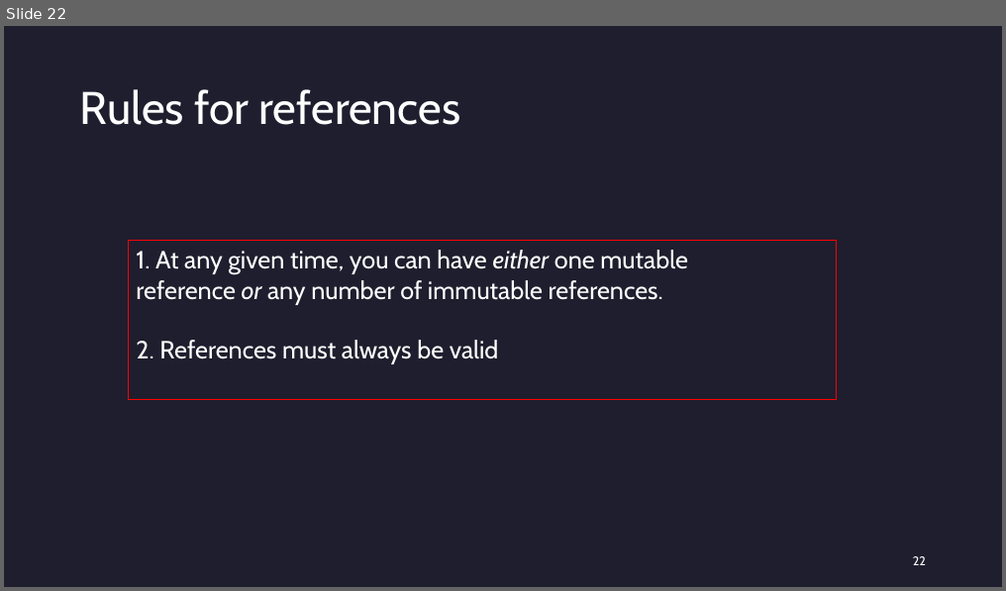
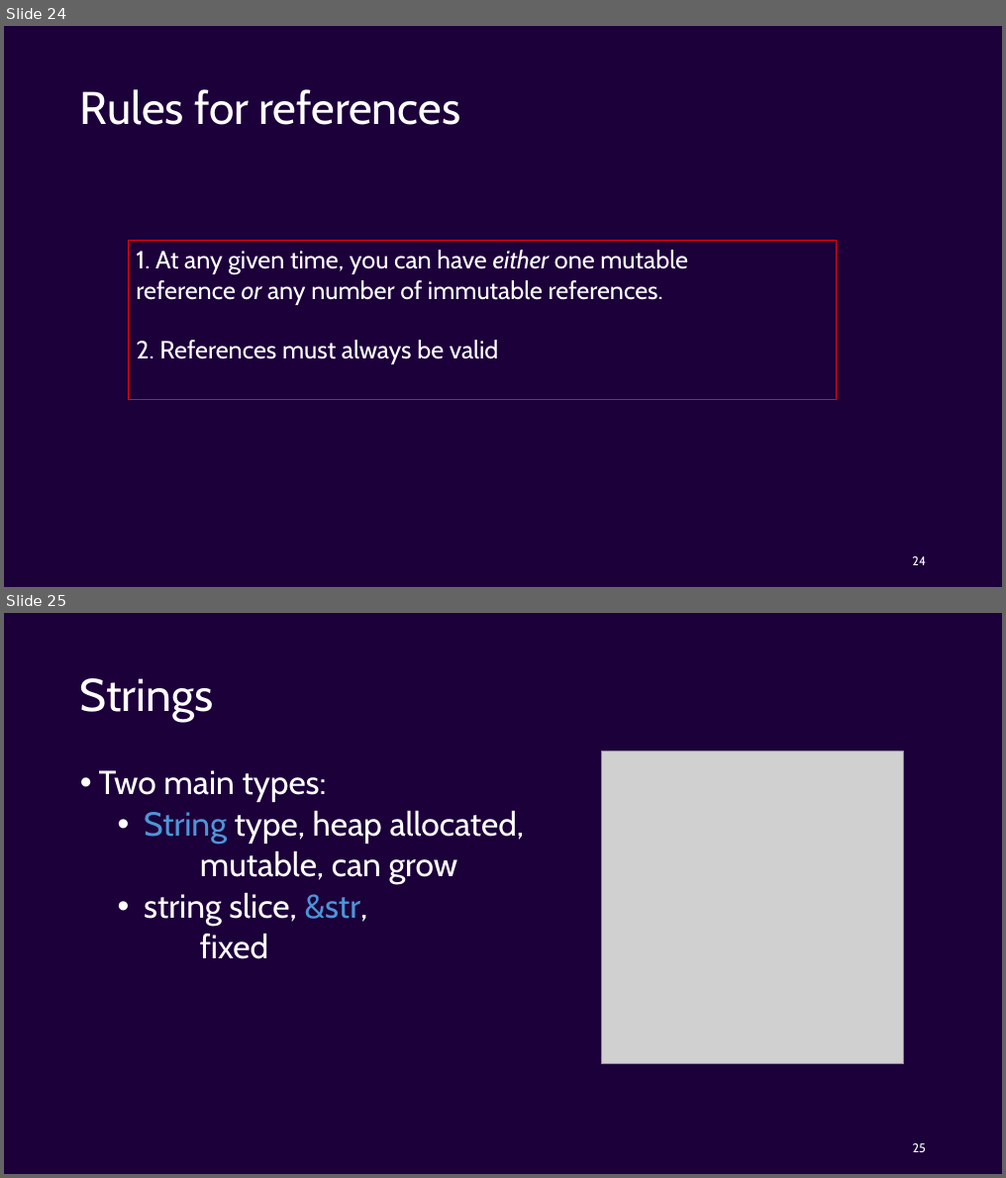
Before and after one commit to Ordina-Group/pythoneers-rust-workshop, a slide deck: Rust.pptx. Shown one above the other, each under a label of ours: slide 22 before the commit, slides 24 and 25 after it. The pictures are 1006x591 and 1006x1178 pixels, drawn with LibreOffice and Linux fonts; fonts in the diff are those of the drawing; grey boxes stand for pictures. Boxes give left, top, right and bottom in pixels: in the first picture for what was removed or moved away, otherwise in the second. Text is boxed around its words. In the diff, an @@ line names an element or a change of style, - is before the commit and + after.

```diff
--- a/Rust.pptx
+++ b/Rust.pptx
@@ slide 25 added at (4,613,1002,1174), background #1C003A @@
@@ title added at (80,678,213,722), 44 pt, text #FFFFFF @@
+Strings
@@ picture added at (601,752,904,1064) @@
@@ text added at (99,770,525,959), 32 pt, text #FFFFFF @@
+• Two main types:
+  • String type, heap allocated,
+  mutable, can grow
+  • string slice, &str,
+  fixed
@@ page number added at (913,1144,926,1153), 12 pt, text #FFFFFF @@
+25
@@ what was slide 22 is now slide 24 @@
@@ slide 24 changed as well @@
@@ background #1E1E2E to #1C003A @@
@@ page number at (912,557,926,566): text changed @@
-22
+24
```
Also in this commit, not shown: 22 other slides changed, 16 other slides added, 2 slides removed.
